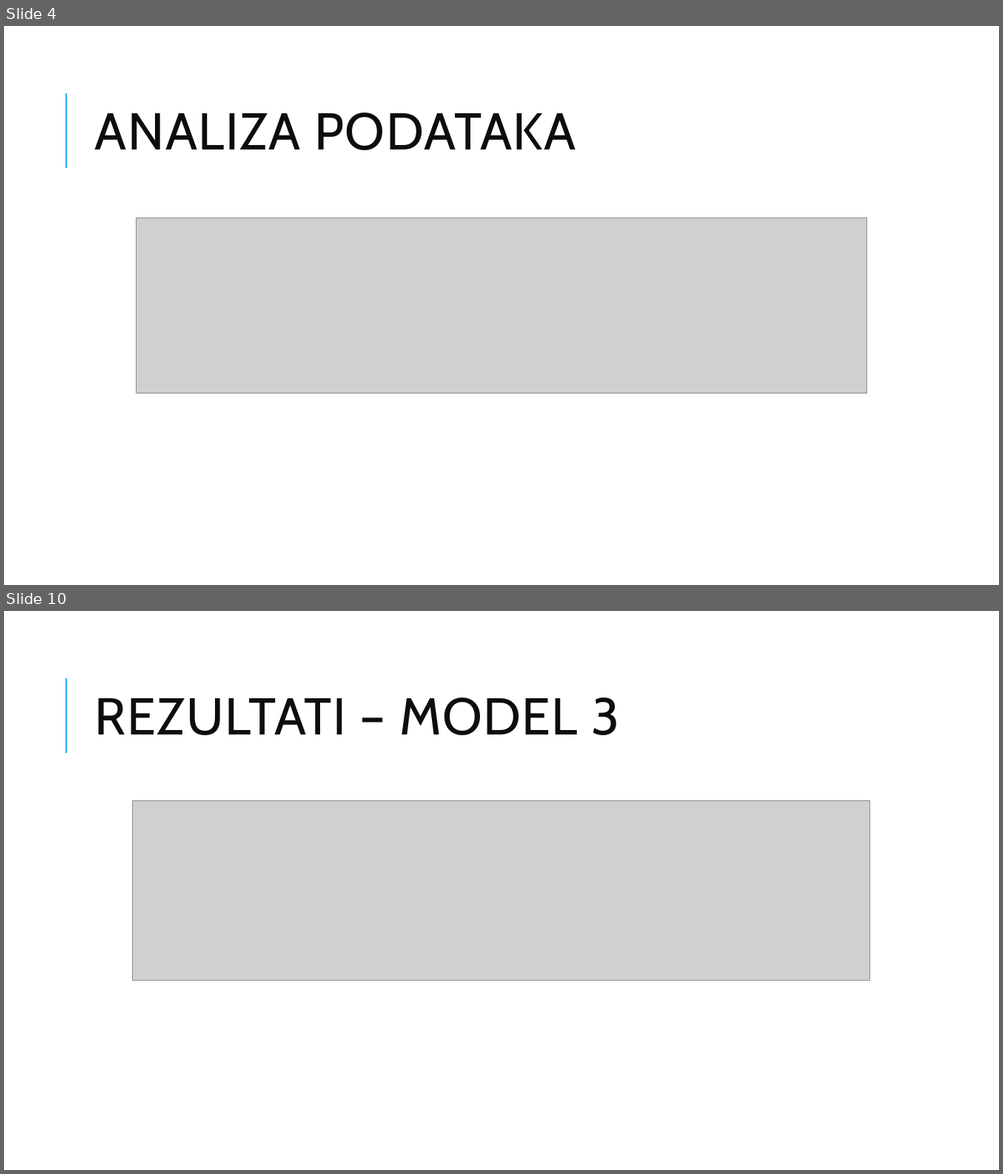
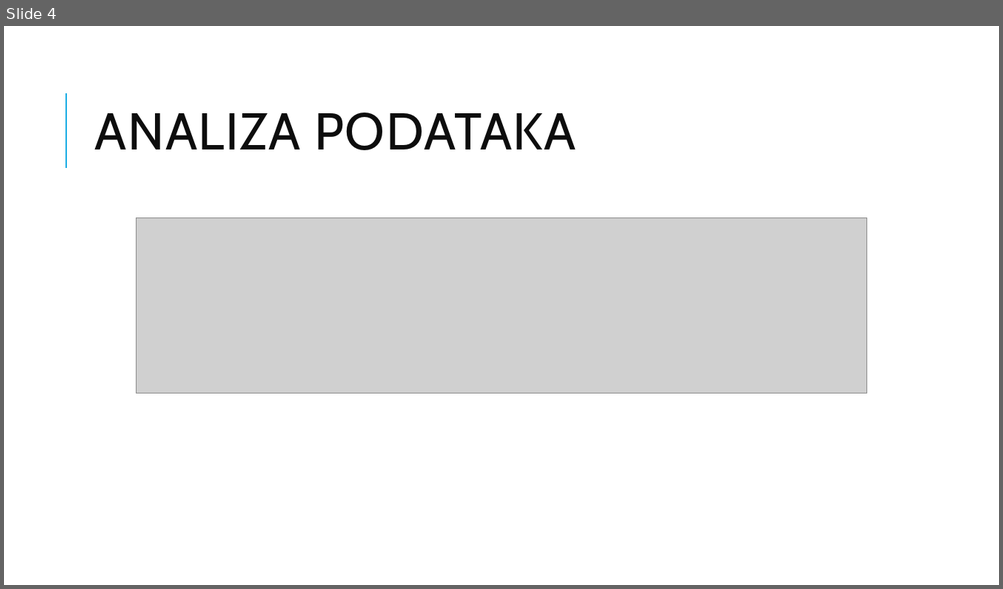
Before and after one commit to TimJeric1/RacunalniVidRad, a slide deck: Eksperimentalni_Rad_Vidas_Jeric.pptx. Shown one above the other, each under a label of ours: slides 4 and 10 before the commit, slide 4 after it; the slides between them are not shown. The pictures are 1003x1174 and 1003x589 pixels, drawn with LibreOffice and Linux fonts; fonts in the diff are those of the drawing; grey boxes stand for pictures. Boxes give left, top, right and bottom in pixels: in the first picture for what was removed or moved away, otherwise in the second. Text is boxed around its words. In the diff, an @@ line names an element or a change of style, - is before the commit and + after.

```diff
--- a/Eksperimentalni_Rad_Vidas_Jeric.pptx
+++ b/Eksperimentalni_Rad_Vidas_Jeric.pptx
@@ slide 10 removed at (4,611,999,1170), background #FFFFFF; not listed: 1 template element that a slide beside it also shows @@
@@ title removed at (95,698,619,735) @@
-REZULTATI – MODEL 3
@@ picture removed at (133,800,871,980) @@
```
Also in this commit, not shown: 5 slides changed, 1 slide added, 1 other slide removed, 5 other files.
